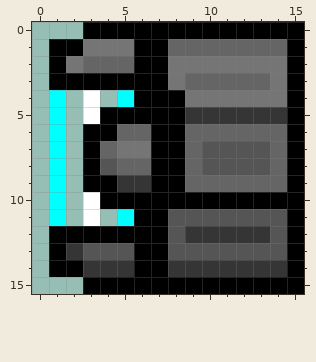
File history of a pixel-art sprite, src/Assets/sozai/Missile/launcher001_3.png. Above: the version before the commit.
The file is 16x16 pixels.
And afterwards:
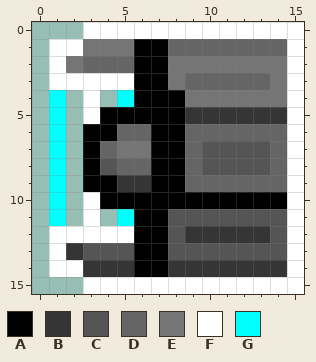
Palette (. is transparent): A #000000  B #353535  C #555555  D #656565  E #757575  F #ffffff  G #00ffff
The exact change:
{"y":0,"x":3,"old":"AAAAAAAAAAAAA","new":"FFFFFFFFFFFFF"}
{"y":1,"x":1,"old":"AA","new":"FF"}
{"y":1,"x":15,"old":"A","new":"F"}
{"y":2,"x":1,"old":"A","new":"F"}
{"y":2,"x":15,"old":"A","new":"F"}
{"y":3,"x":1,"old":"AAAAA","new":"FFFFF"}
{"y":3,"x":15,"old":"A","new":"F"}
{"y":4,"x":15,"old":"A","new":"F"}
{"y":5,"x":15,"old":"A","new":"F"}
{"y":6,"x":15,"old":"A","new":"F"}
{"y":7,"x":15,"old":"A","new":"F"}
{"y":8,"x":15,"old":"A","new":"F"}
{"y":9,"x":15,"old":"A","new":"F"}
{"y":10,"x":15,"old":"A","new":"F"}
{"y":11,"x":15,"old":"A","new":"F"}
{"y":12,"x":1,"old":"AAAAA","new":"FFFFF"}
{"y":12,"x":15,"old":"A","new":"F"}
{"y":13,"x":1,"old":"A","new":"F"}
{"y":13,"x":15,"old":"A","new":"F"}
{"y":14,"x":1,"old":"AA","new":"FF"}
{"y":14,"x":15,"old":"A","new":"F"}
{"y":15,"x":3,"old":"AAAAAAAAAAAAA","new":"FFFFFFFFFFFFF"}
